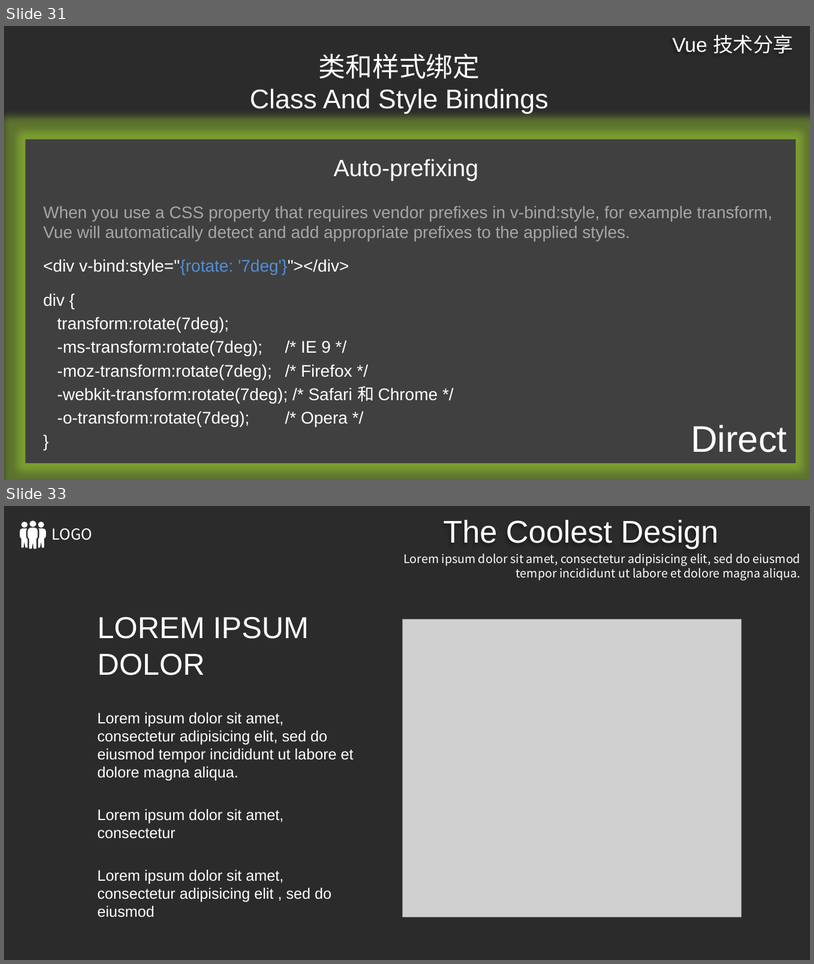
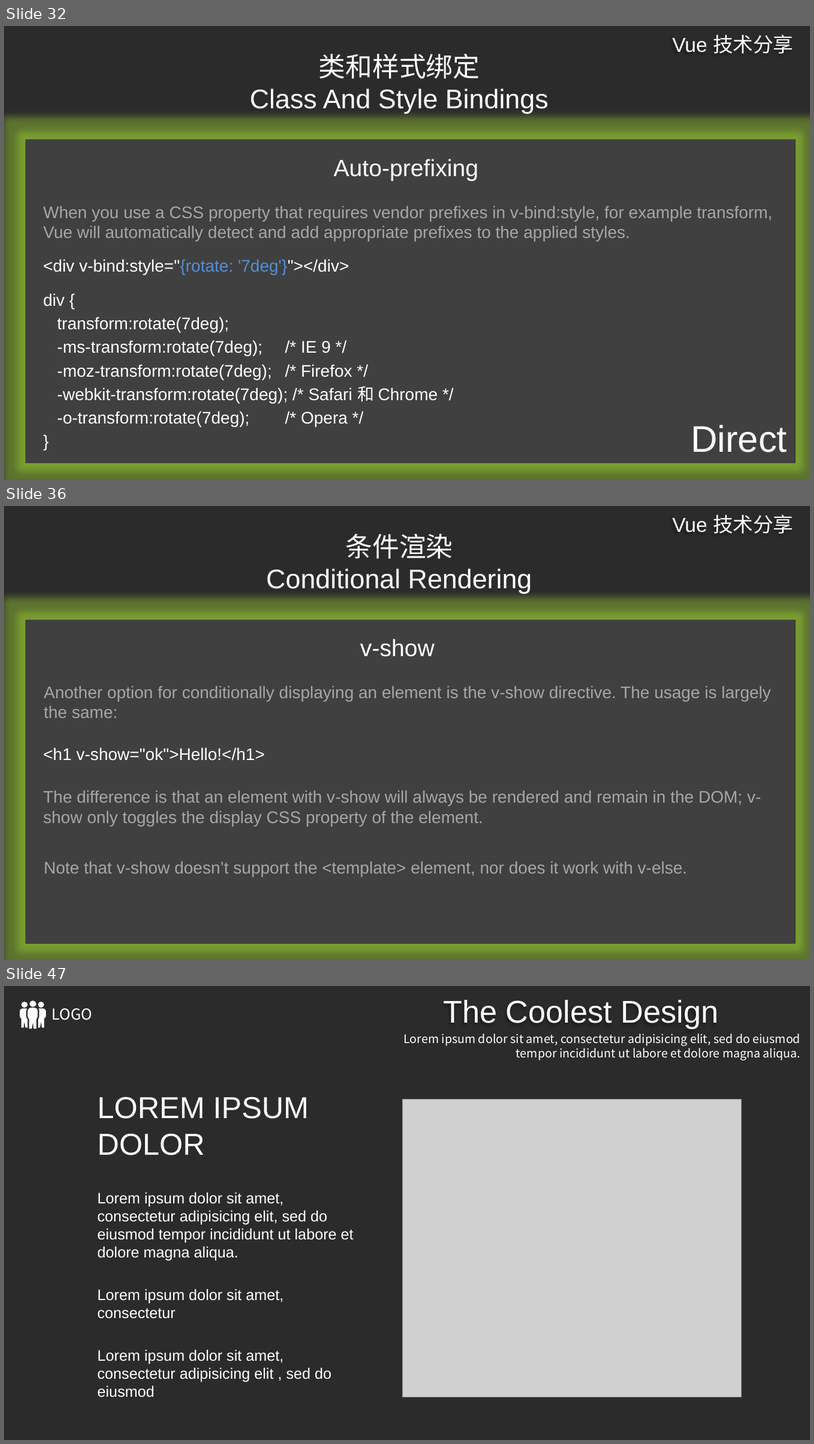
Before and after one commit to ldjdd/traing-library, a slide deck: vue/演示文稿.pptx. Shown one above the other, each under a label of ours: slides 31 and 33 before the commit, slides 32, 36 and 47 after it; the slides between them are not shown. The pictures are 814x964 and 814x1444 pixels, drawn with LibreOffice and Linux fonts; fonts in the diff are those of the drawing; grey boxes stand for pictures; background and template pictures are left out; a plain dark background stands for a picture behind light text. Boxes give left, top, right and bottom in pixels: in the first picture for what was removed or moved away, otherwise in the second. Text is boxed around its words. In the diff, an @@ line names an element or a change of style, - is before the commit and + after.

```diff
--- a/vue/演示文稿.pptx
+++ b/vue/演示文稿.pptx
@@ slide 36 added at box(4, 506, 810, 960), background picture (left out); not listed: 1 template element that a slide beside it also shows @@
@@ title added at box(266, 534, 533, 594), 32 pt, text #FFFFFF @@
+条件渲染
+Conditional Rendering
@@ rectangle added at box(25, 620, 796, 943), fill #404040 @@
@@ text added at box(360, 639, 435, 657), 28 pt, text #FFFFFF @@
+v-show
@@ text added at box(44, 686, 771, 718), 20 pt, text #A6A6A6 @@
+Another option for conditionally displaying an element is the v-show directive. The usage is largely the same:
@@ text added at box(43, 747, 265, 760), 20 pt, text #FFFFFF @@
+<h1 v-show="ok">Hello!</h1>
@@ text added at box(43, 790, 761, 826), 20 pt, text #A6A6A6 @@
+The difference is that an element with v-show will always be rendered and remain in the DOM; v-show only toggles the display CSS property of the element.
@@ text added at box(44, 861, 688, 876), 20 pt, text #A6A6A6 @@
+Note that v-show doesn’t support the <template> element, nor does it work with v-else.
@@ what was slide 31 is now slide 32 @@
@@ what was slide 33 is now slide 47 @@
```
Also in this commit, not shown: 1 slide changed, 14 other slides added, 1 slide removed.
